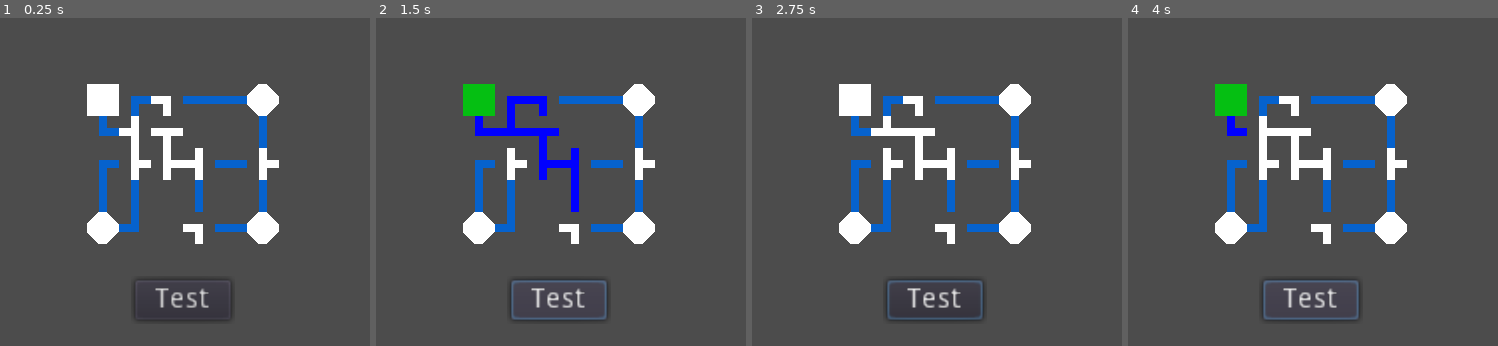
Above: before the commit, frames 1-4 (left to right).
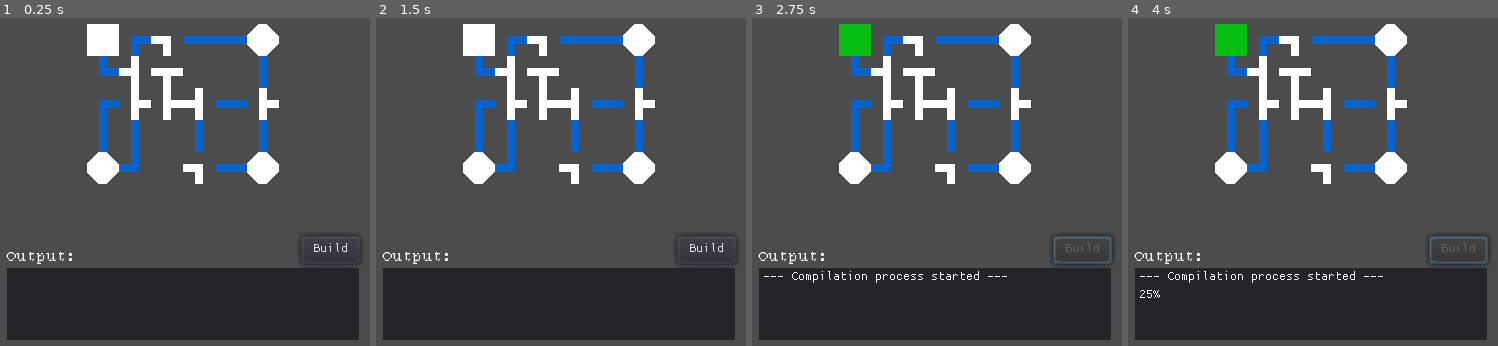
Above: after the commit, the same moments.

Repository: Misignu/Godot-Wild-Jam-24
Game: Godot game, scene res://src/Objects/MotherPuzzle.tscn
Same seed, same stepped clock (60 frames per second), same inputs: the game is played once before the commit and once after it. The project has no main scene, so this scene is started directly.
Inputs (mouse positions are in pixels of both pictures, inside the frame that each line leads up to):
- Up to frame 1 (0.25 s): no input
- Up to frame 2 (1.5 s): click (512, 132) at 0.52 s; click (557, 300) at 1.25 s, where only the run before the commit has a clickable "Test"
- Up to frame 3 (2.75 s): click (1081, 250) at 2 s, where only the run after the commit has a clickable "Build"
- Up to frame 4 (4 s): click (1261, 132) at 2.77 s; click (1309, 300) at 3.5 s, where only the run before the commit has a clickable "Test"

The runs differ from the first frame. In frame 1, 31% of the frame differs, in the area x 1-98%, y 1-99%; in frame 2, 33%; in frame 3, 32%; in frame 4, 32%.

Commit message:
mother puzzle update

Diff:
--- /dev/null
+++ b/src/Objects/MotherPuzzle.gd
@@ -0,0 +1,74 @@
+extends Node
+
+var energy_in_charged: = []
+var output_index: int = -1
+var output_percentage: = ["25%\n", "75%\n"]
+
+onready var button: Button = $VBoxContainer/MarginContainer/VBoxContainer2/HBoxContainer/Button
+onready var output: RichTextLabel = $VBoxContainer/MarginContainer/VBoxContainer2/Panel/MarginContainer/RichTextLabel
+onready var timer: Timer = $Timer
+onready var energy_in_1: Polygon2D = $VBoxContainer/CenterContainer/InterestPoints/EnergyIn1
+onready var energy_in_2: Polygon2D = $VBoxContainer/CenterContainer/InterestPoints/EnergyIn2
+onready var energy_in_3: Polygon2D = $VBoxContainer/CenterContainer/InterestPoints/EnergyIn3
+
+
+func _ready() -> void:
+	energy_in_1.connect("EnergyIn_full_charged", self, "on_EnergyIn_full_charged")
+	energy_in_2.connect("EnergyIn_full_charged", self, "on_EnergyIn_full_charged")
+	energy_in_3.connect("EnergyIn_full_charged", self, "on_EnergyIn_full_charged")
+
+
+func _on_Button_pressed() -> void:
+	button.disabled = true
+	get_tree().call_group("connector_button", "switch_enabled")
+	output.text += "--- Compilation process started ---\n"
+	timer.wait_time = 1
+	get_tree().call_group("energy_out", "turn_on")
+	timer.start()
+
+
+func _on_Timer_timeout() -> void:
+	output_index += 1
+
+	if output_index < 2:
+		output.text += output_percentage[output_index]
+		timer.wait_time = 1
+		timer.start()
+
+	elif output_index == 2:
+		get_tree().call_group("shapes", "verify_energy")
+
+	else:
+		reset()
+
+
+func on_EnergyIn_full_charged(state: bool) -> void:
+	energy_in_charged.append(state)
+
+	if energy_in_charged.size() == 3:
+		if energy_in_charged[0] and energy_in_charged[1] and energy_in_charged[2]:
+			success_message()
+		else:
+			error_message()
+
+
+func success_message():
+	output.text += "Hacking successful!"
+	timer.set_process(false)
+
+
+func error_message():
+	output.text += "Compilation error!"
+	timer.wait_time = 1
+	timer.start()
+
+
+func reset() -> void:
+	energy_in_charged = []
+	button.disabled = false
+	output.text = ""
+	output_index = -1
+
+	get_tree().call_group("shapes", "reset")
+	get_tree().call_group("energy_out", "reset")
+	get_tree().call_group("connector_button", "switch_enabled")
--- a/src/Objects/MotherPuzzle.tscn
+++ b/src/Objects/MotherPuzzle.tscn
@@ -1,140 +1,267 @@
-[gd_scene load_steps=7 format=2]
+[gd_scene load_steps=14 format=2]
 
 [ext_resource path="res://src/Objects/MotherPuzzle/ConnectorsShapes/TShapeConnector.tscn" type="PackedScene" id=1]
 [ext_resource path="res://src/Objects/MotherPuzzle/ConnectorsShapes/LShapeConnector.tscn" type="PackedScene" id=2]
+[ext_resource path="res://assets/fonts/712_serif.ttf" type="DynamicFontData" id=3]
 [ext_resource path="res://src/Objects/MotherPuzzle/InterestPoints/EnergyOut.tscn" type="PackedScene" id=4]
+[ext_resource path="res://assets/fonts/basis33.ttf" type="DynamicFontData" id=5]
 [ext_resource path="res://src/Objects/MotherPuzzle/InterestPoints/EnergyIn.tscn" type="PackedScene" id=6]
 [ext_resource path="res://src/Objects/MotherPuzzle/ConnectorsShapes/Shapes/LShape.tscn" type="PackedScene" id=7]
 [ext_resource path="res://src/Objects/MotherPuzzle/ConnectorsShapes/Shapes/LineShape.tscn" type="PackedScene" id=8]
-
-[node name="MotherPuzzle" type="Node"]
-
-[node name="InterestPoints" type="Node" parent="."]
-
-[node name="EnergyOut" parent="InterestPoints" instance=ExtResource( 4 )]
-position = Vector2( 112, 48 )
-
-[node name="EnergyIn1" parent="InterestPoints" instance=ExtResource( 6 )]
-position = Vector2( 112, 112 )
-
-[node name="LineShape" parent="InterestPoints/EnergyIn1" instance=ExtResource( 8 )]
+[ext_resource path="res://src/Objects/MotherPuzzle.gd" type="Script" id=9]
+
+[sub_resource type="DynamicFont" id=1]
+size = 10
+font_data = ExtResource( 3 )
+
+[sub_resource type="DynamicFont" id=2]
+size = 8
+font_data = ExtResource( 5 )
+
+[sub_resource type="DynamicFontData" id=3]
+font_path = "res://assets/fonts/basis33.ttf"
+
+[sub_resource type="DynamicFont" id=4]
+size = 8
+font_data = SubResource( 3 )
+
+[node name="MotherPuzzle" type="Node" groups=[
+"main",
+]]
+script = ExtResource( 9 )
+
+[node name="VBoxContainer" type="VBoxContainer" parent="."]
+anchor_right = 1.0
+anchor_bottom = 1.0
+__meta__ = {
+"_edit_use_anchors_": false
+}
+
+[node name="CenterContainer" type="CenterContainer" parent="VBoxContainer"]
+margin_right = 320.0
+margin_bottom = 119.0
+size_flags_horizontal = 3
+size_flags_vertical = 3
+__meta__ = {
+"_edit_use_anchors_": false
+}
+
+[node name="InterestPoints" type="Control" parent="VBoxContainer/CenterContainer"]
+margin_left = 160.0
+margin_top = 59.0
+margin_right = 160.0
+margin_bottom = 59.0
+
+[node name="EnergyOut" parent="VBoxContainer/CenterContainer/InterestPoints" instance=ExtResource( 4 )]
+position = Vector2( -48, -42 )
+
+[node name="EnergyIn1" parent="VBoxContainer/CenterContainer/InterestPoints" instance=ExtResource( 6 )]
+position = Vector2( -48, 22 )
+
+[node name="LineShape" parent="VBoxContainer/CenterContainer/InterestPoints/EnergyIn1" groups=[
+"connectors",
+] instance=ExtResource( 8 )]
 position = Vector2( 8, -8 )
 rotation = 1.5708
 color = Color( 0.027451, 0.388235, 0.807843, 1 )
-uncharged_color = Color( 0.027451, 0.388235, 0.807843, 1 )
-
-[node name="LineShape2" parent="InterestPoints/EnergyIn1" instance=ExtResource( 8 )]
+discharged_color = Color( 0.027451, 0.388235, 0.807843, 1 )
+
+[node name="LineShape2" parent="VBoxContainer/CenterContainer/InterestPoints/EnergyIn1" groups=[
+"connectors",
+] instance=ExtResource( 8 )]
 position = Vector2( 24, -8 )
 rotation = 1.5708
 color = Color( 0.027451, 0.388235, 0.807843, 1 )
-uncharged_color = Color( 0.027451, 0.388235, 0.807843, 1 )
-
-[node name="LShape" parent="InterestPoints/EnergyIn1" instance=ExtResource( 7 )]
+discharged_color = Color( 0.027451, 0.388235, 0.807843, 1 )
+
+[node name="LShape" parent="VBoxContainer/CenterContainer/InterestPoints/EnergyIn1" instance=ExtResource( 7 )]
 position = Vector2( 7.99997, -24 )
 rotation = 1.5708
 color = Color( 0.027451, 0.388235, 0.807843, 1 )
-uncharged_color = Color( 0.027451, 0.388235, 0.807843, 1 )
-
-[node name="LShape2" parent="InterestPoints/EnergyIn1" instance=ExtResource( 7 )]
+discharged_color = Color( 0.027451, 0.388235, 0.807843, 1 )
+
+[node name="LShape2" parent="VBoxContainer/CenterContainer/InterestPoints/EnergyIn1" instance=ExtResource( 7 )]
 position = Vector2( 24, 8 )
 rotation = -1.5708
 color = Color( 0.027451, 0.388235, 0.807843, 1 )
-uncharged_color = Color( 0.027451, 0.388235, 0.807843, 1 )
-
-[node name="EnergyIn2" parent="InterestPoints" instance=ExtResource( 6 )]
-position = Vector2( 208, 64 )
+discharged_color = Color( 0.027451, 0.388235, 0.807843, 1 )
+
+[node name="EnergyIn2" parent="VBoxContainer/CenterContainer/InterestPoints" instance=ExtResource( 6 )]
+position = Vector2( 48, -26 )
 rotation = 3.14159
 
-[node name="LineShape" parent="InterestPoints/EnergyIn2" instance=ExtResource( 8 )]
+[node name="LineShape" parent="VBoxContainer/CenterContainer/InterestPoints/EnergyIn2" groups=[
+"connectors",
+] instance=ExtResource( 8 )]
 position = Vector2( 24, 8 )
 color = Color( 0.027451, 0.388235, 0.807843, 1 )
-uncharged_color = Color( 0.027451, 0.388235, 0.807843, 1 )
-
-[node name="LineShape2" parent="InterestPoints/EnergyIn2" instance=ExtResource( 8 )]
+discharged_color = Color( 0.027451, 0.388235, 0.807843, 1 )
+
+[node name="LineShape2" parent="VBoxContainer/CenterContainer/InterestPoints/EnergyIn2" groups=[
+"connectors",
+] instance=ExtResource( 8 )]
 position = Vector2( 40, 8 )
 color = Color( 0.027451, 0.388235, 0.807843, 1 )
-uncharged_color = Color( 0.027451, 0.388235, 0.807843, 1 )
-
-[node name="LineShape3" parent="InterestPoints/EnergyIn2" instance=ExtResource( 8 )]
+discharged_color = Color( 0.027451, 0.388235, 0.807843, 1 )
+
+[node name="LineShape3" parent="VBoxContainer/CenterContainer/InterestPoints/EnergyIn2" groups=[
+"connectors",
+] instance=ExtResource( 8 )]
 position = Vector2( 8, -8 )
 rotation = 1.5708
 color = Color( 0.027451, 0.388235, 0.807843, 1 )
-uncharged_color = Color( 0.027451, 0.388235, 0.807843, 1 )
-
-[node name="EnergyIn3" parent="InterestPoints" instance=ExtResource( 6 )]
-position = Vector2( 192, 128 )
+discharged_color = Color( 0.027451, 0.388235, 0.807843, 1 )
+
+[node name="EnergyIn3" parent="VBoxContainer/CenterContainer/InterestPoints" instance=ExtResource( 6 )]
+position = Vector2( 32, 38 )
 rotation = -1.5708
 
-[node name="LineShape" parent="InterestPoints/EnergyIn3" instance=ExtResource( 8 )]
+[node name="LineShape" parent="VBoxContainer/CenterContainer/InterestPoints/EnergyIn3" groups=[
+"connectors",
+] instance=ExtResource( 8 )]
 position = Vector2( 8, -8 )
 rotation = -1.5708
 color = Color( 0.027451, 0.388235, 0.807843, 1 )
-uncharged_color = Color( 0.027451, 0.388235, 0.807843, 1 )
-
-[node name="LineShape2" parent="InterestPoints/EnergyIn3" instance=ExtResource( 8 )]
+discharged_color = Color( 0.027451, 0.388235, 0.807843, 1 )
+
+[node name="LineShape2" parent="VBoxContainer/CenterContainer/InterestPoints/EnergyIn3" groups=[
+"connectors",
+] instance=ExtResource( 8 )]
 position = Vector2( 24, 8 )
 color = Color( 0.027451, 0.388235, 0.807843, 1 )
-uncharged_color = Color( 0.027451, 0.388235, 0.807843, 1 )
-
-[node name="Connectors" type="Node" parent="."]
-
-[node name="TShapeConnector" parent="Connectors" instance=ExtResource( 1 )]
-position = Vector2( 136, 72 )
+discharged_color = Color( 0.027451, 0.388235, 0.807843, 1 )
+
+[node name="Connectors" type="Control" parent="VBoxContainer/CenterContainer"]
+margin_left = 160.0
+margin_top = 59.0
+margin_right = 160.0
+margin_bottom = 59.0
+
+[node name="TShapeConnector" parent="VBoxContainer/CenterContainer/Connectors" instance=ExtResource( 1 )]
+position = Vector2( -23.9999, -18 )
 rotation = -3.14159
 
-[node name="TShapeConnector2" parent="Connectors" instance=ExtResource( 1 )]
-position = Vector2( 168, 88 )
+[node name="TShapeConnector2" parent="VBoxContainer/CenterContainer/Connectors" instance=ExtResource( 1 )]
+position = Vector2( 8.00006, -1.99998 )
 rotation = -3.14159
 
-[node name="TShapeConnector3" parent="Connectors" instance=ExtResource( 1 )]
-position = Vector2( 136, 88 )
-
-[node name="TShapeConnector4" parent="Connectors" instance=ExtResource( 1 )]
-position = Vector2( 200, 88 )
-
-[node name="TShapeConnector5" parent="Connectors" instance=ExtResource( 1 )]
-position = Vector2( 152, 88 )
-
-[node name="TShapeConnector6" parent="Connectors" instance=ExtResource( 1 )]
-position = Vector2( 152, 72 )
-rotation = 1.5708
-
-[node name="LShapeConnector" parent="Connectors" instance=ExtResource( 2 )]
-position = Vector2( 168, 120 )
+[node name="TShapeConnector3" parent="VBoxContainer/CenterContainer/Connectors" instance=ExtResource( 1 )]
+position = Vector2( -24, -1.99999 )
+
+[node name="TShapeConnector4" parent="VBoxContainer/CenterContainer/Connectors" instance=ExtResource( 1 )]
+position = Vector2( 40, -1.99999 )
+
+[node name="TShapeConnector5" parent="VBoxContainer/CenterContainer/Connectors" instance=ExtResource( 1 )]
+position = Vector2( -7.99997, -1.99999 )
+
+[node name="TShapeConnector6" parent="VBoxContainer/CenterContainer/Connectors" instance=ExtResource( 1 )]
+position = Vector2( -7.99997, -18 )
+rotation = 1.5708
+
+[node name="LShapeConnector" parent="VBoxContainer/CenterContainer/Connectors" instance=ExtResource( 2 )]
+position = Vector2( 8, 30 )
 rotation = 3.14159
 
-[node name="LShapeConnector3" parent="Connectors" instance=ExtResource( 2 )]
-position = Vector2( 152, 56 )
+[node name="LShapeConnector3" parent="VBoxContainer/CenterContainer/Connectors" instance=ExtResource( 2 )]
+position = Vector2( -8, -34 )
 rotation = 3.14159
 
-[node name="LShape" parent="Connectors" instance=ExtResource( 7 )]
-position = Vector2( 136, 56 )
-rotation = 1.5708
-color = Color( 0.027451, 0.388235, 0.807843, 1 )
-uncharged_color = Color( 0.027451, 0.388235, 0.807843, 1 )
-
-[node name="LineShape" parent="Connectors" instance=ExtResource( 8 )]
-position = Vector2( 184, 88 )
-color = Color( 0.027451, 0.388235, 0.807843, 1 )
-uncharged_color = Color( 0.027451, 0.388235, 0.807843, 1 )
-
-[node name="LineShape2" parent="Connectors" instance=ExtResource( 8 )]
-position = Vector2( 168, 104 )
-rotation = 1.5708
-color = Color( 0.027451, 0.388235, 0.807843, 1 )
-uncharged_color = Color( 0.027451, 0.388235, 0.807843, 1 )
-
-[node name="Button" type="Button" parent="."]
-anchor_left = 0.5
-anchor_top = 0.92
-anchor_right = 0.5
-anchor_bottom = 0.92
-margin_left = -24.0
-margin_top = -20.0
-margin_right = 24.0
-margin_bottom = -35.0
-text = "Test"
-__meta__ = {
-"_edit_use_anchors_": false
-}
-[connection signal="pressed" from="Button" to="InterestPoints/EnergyOut" method="_on_Button_pressed"]
+[node name="LShape" parent="VBoxContainer/CenterContainer/Connectors" instance=ExtResource( 7 )]
+position = Vector2( -24, -34 )
+rotation = 1.5708
+color = Color( 0.027451, 0.388235, 0.807843, 1 )
+discharged_color = Color( 0.027451, 0.388235, 0.807843, 1 )
+
+[node name="LineShape" parent="VBoxContainer/CenterContainer/Connectors" groups=[
+"connectors",
+] instance=ExtResource( 8 )]
+position = Vector2( 24, -1.99999 )
+color = Color( 0.027451, 0.388235, 0.807843, 1 )
+discharged_color = Color( 0.027451, 0.388235, 0.807843, 1 )
+
+[node name="LineShape2" parent="VBoxContainer/CenterContainer/Connectors" groups=[
+"connectors",
+] instance=ExtResource( 8 )]
+position = Vector2( 8.00003, 14 )
+rotation = 1.5708
+color = Color( 0.027451, 0.388235, 0.807843, 1 )
+discharged_color = Color( 0.027451, 0.388235, 0.807843, 1 )
+
+[node name="MarginContainer" type="MarginContainer" parent="VBoxContainer"]
+margin_top = 123.0
+margin_right = 320.0
+margin_bottom = 180.0
+custom_constants/margin_right = 72
+custom_constants/margin_top = 0
+custom_constants/margin_left = 72
+custom_constants/margin_bottom = 4
+
+[node name="VBoxContainer2" type="VBoxContainer" parent="VBoxContainer/MarginContainer"]
+margin_left = 72.0
+margin_right = 248.0
+margin_bottom = 53.0
+size_flags_horizontal = 3
+custom_constants/separation = 2
+__meta__ = {
+"_edit_use_anchors_": false
+}
+
+[node name="HBoxContainer" type="HBoxContainer" parent="VBoxContainer/MarginContainer/VBoxContainer2"]
+margin_right = 176.0
+margin_bottom = 15.0
+
+[node name="Label" type="Label" parent="VBoxContainer/MarginContainer/VBoxContainer2/HBoxContainer"]
+margin_top = 6.0
+margin_right = 144.0
+margin_bottom = 15.0
+size_flags_horizontal = 3
+size_flags_vertical = 8
+custom_fonts/font = SubResource( 1 )
+text = "Output:"
+__meta__ = {
+"_edit_use_anchors_": false
+}
+
+[node name="Button" type="Button" parent="VBoxContainer/MarginContainer/VBoxContainer2/HBoxContainer"]
+margin_left = 148.0
+margin_right = 176.0
+margin_bottom = 15.0
+size_flags_horizontal = 9
+size_flags_vertical = 9
+custom_fonts/font = SubResource( 2 )
+text = "Build"
+__meta__ = {
+"_edit_use_anchors_": false
+}
+
+[node name="Panel" type="Panel" parent="VBoxContainer/MarginContainer/VBoxContainer2"]
+margin_top = 17.0
+margin_right = 176.0
+margin_bottom = 53.0
+rect_min_size = Vector2( 0, 36 )
+size_flags_horizontal = 3
+size_flags_vertical = 3
+
+[node name="MarginContainer" type="MarginContainer" parent="VBoxContainer/MarginContainer/VBoxContainer2/Panel"]
+anchor_right = 1.0
+anchor_bottom = 1.0
+custom_constants/margin_right = 2
+custom_constants/margin_top = 0
+custom_constants/margin_left = 2
+__meta__ = {
+"_edit_use_anchors_": false
+}
+
+[node name="RichTextLabel" type="RichTextLabel" parent="VBoxContainer/MarginContainer/VBoxContainer2/Panel/MarginContainer"]
+margin_left = 2.0
+margin_right = 174.0
+margin_bottom = 36.0
+custom_fonts/normal_font = SubResource( 4 )
+__meta__ = {
+"_edit_use_anchors_": false
+}
+
+[node name="Timer" type="Timer" parent="."]
+one_shot = true
+[connection signal="pressed" from="VBoxContainer/MarginContainer/VBoxContainer2/HBoxContainer/Button" to="." method="_on_Button_pressed"]
+[connection signal="timeout" from="Timer" to="." method="_on_Timer_timeout"]
--- a/src/Objects/MotherPuzzle/Connector.gd
+++ b/src/Objects/MotherPuzzle/Connector.gd
@@ -5,7 +5,7 @@
 
 onready var tween: Tween = $Tween
 onready var timer: Timer = $Timer
-onready var shape: Polygon2D = $Shape
+onready var button: Button = $Button
 
 
 # animate the rotation of the connector
@@ -19,7 +19,6 @@
 
 		timer.start()
 
-# wait for the answer verification
-func wait():
-	timer.wait_time = 0.7
-	timer.start()
+
+func switch_enabled():
+	button.disabled = not button.disabled
--- a/src/Objects/MotherPuzzle/Connector.tscn
+++ b/src/Objects/MotherPuzzle/Connector.tscn
@@ -2,7 +2,9 @@
 
 [ext_resource path="res://src/Objects/MotherPuzzle/Connector.gd" type="Script" id=1]
 
-[node name="Connector" type="Node2D"]
+[node name="Connector" type="Node2D" groups=[
+"connector_button",
+]]
 script = ExtResource( 1 )
 __meta__ = {
 "_edit_group_": true
--- a/src/Objects/MotherPuzzle/ConnectorsShapes/Shapes/LShape.tscn
+++ b/src/Objects/MotherPuzzle/ConnectorsShapes/Shapes/LShape.tscn
@@ -8,23 +8,20 @@
 var transmitter2_charged: bool = false
 
 export var charged_color: = Color(0, 0, 241)
-export var uncharged_color: = Color(255, 255, 255)
+export var discharged_color: = Color(255, 255, 255)
 
 onready var receiver1: RayCast2D = $EnergyReceiver1
 onready var receiver2: RayCast2D = $EnergyReceiver2
 
 
 # charged feedback
-func _process(_delta: float) -> void:
+func verify_energy() -> void:
 	if is_charged:
 		color = charged_color
 
-	else:
-		color = uncharged_color
-
 
 # verify if the shape is charged
-func _physics_process(delta: float) -> void:
+func _physics_process(_delta: float) -> void:
 	transmitter1_charged = is_receiver_charged(receiver1)
 
 	transmitter2_charged = is_receiver_charged(receiver2)
@@ -50,6 +47,7 @@
 		return false
 
 func reset() -> void:
+	color = discharged_color
 	transmitter1_charged = false
 	transmitter2_charged = false
 	is_charged = false
@@ -59,8 +57,8 @@
 extents = Vector2( 2, 2 )
 
 [node name="LShape" type="Polygon2D" groups=[
-"connectors",
 "l_shape",
+"shapes",
 ]]
 polygon = PoolVector2Array( -2, -8, -2, 2, 8, 2, 8, -2, 2, -2, 2, -8 )
 script = SubResource( 1 )
--- a/src/Objects/MotherPuzzle/ConnectorsShapes/Shapes/TShape.tscn
+++ b/src/Objects/MotherPuzzle/ConnectorsShapes/Shapes/TShape.tscn
@@ -9,7 +9,7 @@
 var transmitter3_charged: bool = false
 
 export var charged_color: = Color(0, 0, 241)
-export var uncharged_color: = Color(255, 255, 255)
+export var discharged_color: = Color(255, 255, 255)
 
 onready var receiver1: RayCast2D = $EnergyReceiver1
 onready var receiver2: RayCast2D = $EnergyReceiver2
@@ -17,16 +17,13 @@
 
 
 # charged feedback
-func _process(_delta: float) -> void:
+func verify_energy() -> void:
 	if is_charged:
 		color = charged_color
 
-	else:
-		color = uncharged_color
-
 
 # verifing if the shape is charged
-func _physics_process(delta: float) -> void:
+func _physics_process(_delta: float) -> void:
 	transmitter1_charged = is_receiver_charged(receiver1)
 
 	transmitter2_charged = is_receiver_charged(receiver2)
@@ -54,18 +51,18 @@
 		return false
 
 func reset() -> void:
+	color = discharged_color
 	transmitter1_charged = false
 	transmitter2_charged = false
 	transmitter3_charged = false
 	is_charged = false
-	print(\"oi\")
 "
 
 [sub_resource type="RectangleShape2D" id=2]
 extents = Vector2( 2, 2 )
 
 [node name="TShape" type="Polygon2D" groups=[
-"connectors",
+"shapes",
 "t_shape",
 ]]
 polygon = PoolVector2Array( -2, -8, -2, 8, 2, 8, 2, 2, 8, 2, 8, -2, 2, -2, 2, -8 )
--- a/src/Objects/MotherPuzzle/InterestPoints/EnergyIn.tscn
+++ b/src/Objects/MotherPuzzle/InterestPoints/EnergyIn.tscn
@@ -13,17 +13,21 @@
 onready var receiver1: RayCast2D = $EnergyReceiver1
 onready var receiver2: RayCast2D = $EnergyReceiver2
 
+signal EnergyIn_full_charged(state)
+
 
 # charged feedback
-func _process(_delta: float) -> void:
+func verify_energy() -> void:
 	if receiver1_charged and receiver2_charged:
 		color = full_charged
+		emit_signal(\"EnergyIn_full_charged\", true)
 
 	elif receiver1_charged or receiver2_charged:
 		color = half_charged
+		emit_signal(\"EnergyIn_full_charged\", false)
 
 	else:
-		color = discharged
+		emit_signal(\"EnergyIn_full_charged\", false)
 
 
 # verify if the receivers are charged
@@ -45,9 +49,18 @@
 
 	else:
 		is_charged = false
+
+
+func reset():
+	color = discharged
+	receiver1_charged = false
+	receiver2_charged = false
+	is_charged = false
 "
 
-[node name="EnergyIn" type="Polygon2D"]
+[node name="EnergyIn" type="Polygon2D" groups=[
+"shapes",
+]]
 polygon = PoolVector2Array( 6, 0, 0, 6, 0, 10, 6, 16, 10, 16, 16, 10, 16, 6, 10, 0 )
 script = SubResource( 1 )
 
--- a/src/Objects/MotherPuzzle/InterestPoints/EnergyOut.tscn
+++ b/src/Objects/MotherPuzzle/InterestPoints/EnergyOut.tscn
@@ -13,28 +13,16 @@
 onready var timer: Timer = $Timer
 
 
-func _on_Button_pressed() -> void:
-	timer.wait_time = 0.7
-
+func turn_on() -> void:
 	if timer.is_stopped():
+		timer.wait_time = 1
 		is_charged = true
 		color = enabled
 		timer.start()
-		get_tree().call_group(\"shape_connectors\", \"wait\")
-		verify_answer()
 
-
-func verify_answer():
-	is_right_answer = false
-
-
-func _on_Timer_timeout() -> void:
-	if is_right_answer:
-		pass
-	else:
-		is_charged = false
-		color = disabled
-		get_tree().call_group(\"connectors\", \"reset\")
+func reset() -> void:
+	is_charged = false
+	color = disabled
 "
 
 [sub_resource type="RectangleShape2D" id=2]
@@ -56,9 +44,8 @@
 [node name="Shape" parent="." instance=ExtResource( 1 )]
 position = Vector2( 8, 24 )
 color = Color( 0.027451, 0.388235, 0.807843, 1 )
-uncharged_color = Color( 0.027451, 0.388235, 0.807843, 1 )
+discharged_color = Color( 0.027451, 0.388235, 0.807843, 1 )
 
 [node name="Timer" type="Timer" parent="."]
 wait_time = 0.6
 one_shot = true
-[connection signal="timeout" from="Timer" to="." method="_on_Timer_timeout"]
Binary file added: assets/fonts/712_serif.ttf
Binary file added: assets/fonts/basis33.ttf
